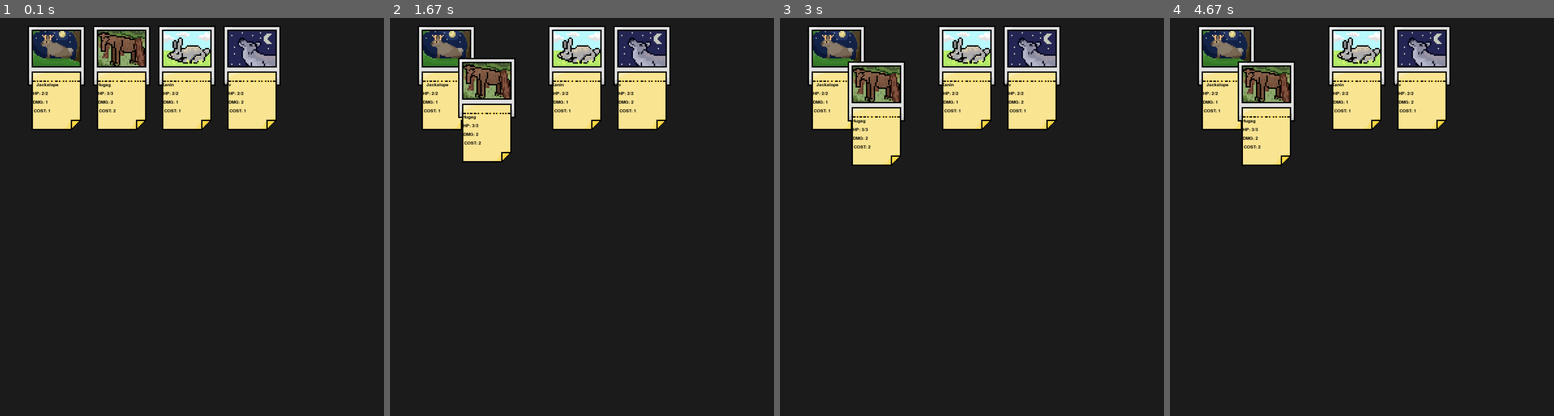
Above: before the commit, frames 1-4 (left to right).
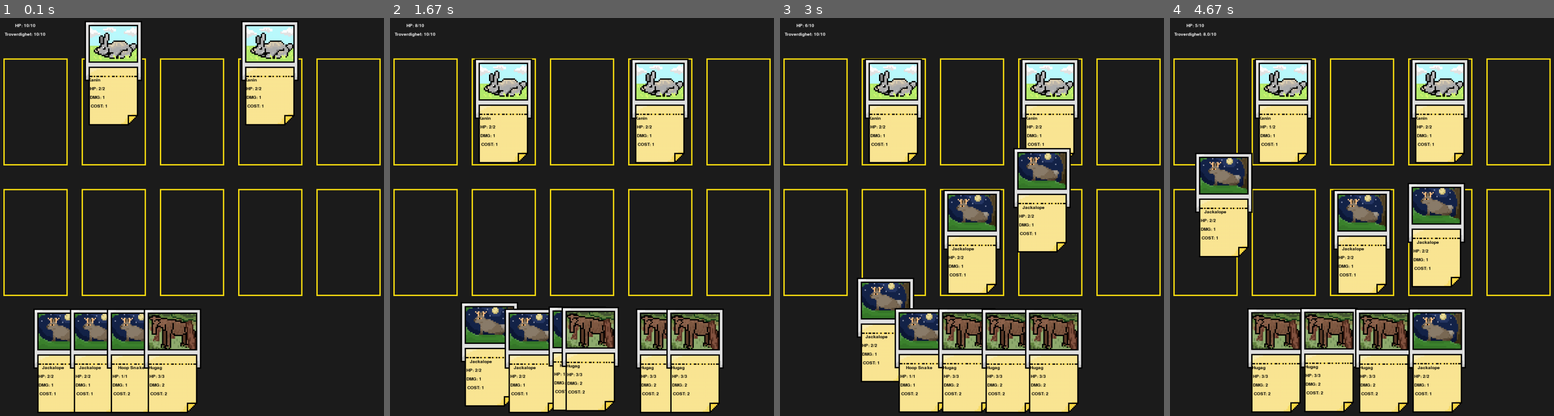
Above: after the commit, the same moments.

Repository: HenryPersen/PygameFordypning
Game: pygame game, started from Spillet/main.py
Same seed, same stepped clock (60 frames per second), same inputs: the game is played once before the commit and once after it.
Inputs (mouse positions are in pixels of both pictures, inside the frame that each line leads up to):
- Up to frame 1 (0.1 s): no input
- Up to frame 2 (1.67 s): tap 2 at 0.33 s; press the mouse at (489, 360) at 0.7 s; move the mouse to (489, 236) at 0.8 s; release the mouse at (486, 113) at 0.93 s; tap 1 at 1 s; press the mouse at (620, 360) at 1.37 s; move the mouse to (597, 360) at 1.47 s; release the mouse at (578, 360) at 1.6 s
- Up to frame 3 (3 s): press the mouse at (922, 360) at 1.7 s; move the mouse to (948, 308) at 1.8 s; release the mouse at (975, 260) at 1.93 s; tap 2 at 2 s; press the mouse at (879, 360) at 2.37 s; move the mouse to (899, 244) at 2.47 s; release the mouse at (922, 133) at 2.6 s; press the mouse at (1087, 360) at 2.7 s; move the mouse to (1052, 248) at 2.8 s; release the mouse at (1021, 137) at 2.93 s
- Up to frame 4 (4.67 s): press the mouse at (1312, 360) at 3.03 s; move the mouse to (1300, 320) at 3.13 s; release the mouse at (1289, 276) at 3.27 s; tap 2 at 3.33 s; press the mouse at (1358, 360) at 3.7 s; move the mouse to (1338, 344) at 3.8 s; release the mouse at (1323, 328) at 3.93 s; press the mouse at (1269, 360) at 4.03 s; move the mouse to (1342, 276) at 4.13 s; release the mouse at (1411, 193) at 4.27 s; press the mouse at (1481, 360) at 4.37 s; move the mouse to (1358, 276) at 4.47 s; release the mouse at (1231, 189) at 4.6 s

The runs differ from the first frame. In frame 1, 28% of the frame differs, in the area x 0-100%, y 0-100%; in frame 2, 34%; in frame 3, 40%; in frame 4, 43%, in the area x 0-100%, y 1-100%.

Commit message:
så utrolig mye har skjedd

Diff:
--- a/Spillet/main.py
+++ b/Spillet/main.py
@@ -1,5 +1,7 @@
 import pygame
 import sys
+import random
+import copy
 
 pygame.init()
 #Basic Pygame
@@ -10,31 +12,45 @@
 
 BG_COLOR = (30, 30, 30)
 BLACK = (0,0,0)
+WHITE = (255, 255, 255)
 game_speed = 2
 holding_card = False
 heldcard = None
+hoveredcard = None
+originalcardpos = None
+handmargin = 200
+enemypoints = 3
+currentwave = 0
+currentstage = 0
+gamephase = 0
+
+playerhp = 10
+troverdighet = 10
 
 font = pygame.font.SysFont("Comic Sans", 15)
 
 #Sprites
 basiccard = pygame.image.load("Spillet\Media\Sprites\BasicKort.png")
+lanesprite = pygame.image.load("Spillet\Media\Sprites\Lane.png")
+
 jackalope = pygame.image.load("Spillet\Media\Sprites\polaroids\jackalope.png")
 hugag = pygame.image.load("Spillet\Media\Sprites\polaroids\hugag.png")
 kanin = pygame.image.load("Spillet\Media\Sprites\polaroids\Kanin.png")
 ulv = pygame.image.load(r"Spillet\Media\Sprites\polaroids\Ulv.png")
 
+
+
 class card:
-    def __init__(self, info, position, stats, image, name):
-        self.rarity = info.x
-        if info.y == 0:
-            self.played = False
-        else:
-            self.played = True
-        self.lane = info.z
-        self.x = position.x
-        self.visualx = position.x
-        self.y = position.y
-        self.visualy = position.y
+    def __init__(self, info, abilities, stats, image, name):
+        self.rarity = info[0]
+        self.played = info[1]
+        self.side = info[2]
+        self.abilities = abilities
+        self.x = 0
+        self.visualx = 0
+        self.y = HEIGHT-250
+        self.visualy = HEIGHT-250
+        self.order = 0
         self.hp = stats.x
         self.maxhp = stats.x
         self.dmg = stats.y
@@ -81,37 +97,273 @@
                 text_rect.center = (self.visualx + text_rect.w, self.visualy+136+(line*20))
                 surface.blit(text_surface, text_rect)
 
-cards = [
-    card(pygame.math.Vector3(0, 1, 0), pygame.math.Vector2(100,100), pygame.math.Vector3(2,1,1), jackalope, "Jackalope"),
-    card(pygame.math.Vector3(0, 1, 0), pygame.math.Vector2(250,100), pygame.math.Vector3(3,2,2), hugag, "Hugag"),
-    card(pygame.math.Vector3(0, 1, 0), pygame.math.Vector2(400,100), pygame.math.Vector3(2,1,1), kanin, "Kanin"),
-    card(pygame.math.Vector3(0, 1, 0), pygame.math.Vector2(550,100), pygame.math.Vector3(2,2,1), ulv, "Ulv")
+
+
+    def attack(self, orderinlane):
+        if(self.side == "Player"): #SpillerAngrep
+            if spawnedenemycards[orderinlane] != None:
+                spawnedenemycards[orderinlane].hp -= self.dmg
+
+                #Attack-Abilities
+                for ability in self.abilities:
+                    if ability == "Move Over":
+                        if len(spawnedenemycards) > orderinlane + 1:
+                            if spawnedenemycards[orderinlane + 1] == None:
+                                spawnedenemycards[orderinlane + 1] = spawnedenemycards[orderinlane]
+                                spawnedenemycards[orderinlane] = None
+
+        if(self.side == "Enemy"):
+            if playedcards[orderinlane] != None:
+                playedcards[orderinlane].hp -= self.dmg
+            else:
+                damageplayer(self.dmg)
+
+
+def damageplayer(damage):
+    global playerhp
+    playerhp -=damage
+    if playerhp <= 0:
+        print("Game Over")
+        pygame.quit()
+        sys.exit()
+
+#Card Creation Info
+#Første Array er info, [Rarity, Spillt / i hånden, Spiller eller fiende]
+#Andre array er abilites
+#Andre Vector 3 er stats
+#Bildefil er etter det
+#Navn på kortet etter det
+
+deck = [
+    card([0, True, "Player"], [], pygame.math.Vector3(3,2,2), hugag, "Hugag"),
+    card([0, True, "Player"], [], pygame.math.Vector3(3,2,2), hugag, "Hugag"),
+    card([0, True, "Player"], [], pygame.math.Vector3(2,1,1), jackalope, "Jackalope"),
+    card([0, True, "Player"], [], pygame.math.Vector3(2,1,1), jackalope, "Jackalope"),
+    card([0, True, "Player"], [], pygame.math.Vector3(2,1,1), jackalope, "Jackalope"),
+    card([0, True, "Player"], ["Extinct+2"], pygame.math.Vector3(2,1,2), jackalope, "Ball-Tailed Cat")
 ]
+
+hand = [
+    card([0, True, "Player"], [], pygame.math.Vector3(2,1,1), jackalope, "Jackalope"),
+    card([0, True, "Player"], [], pygame.math.Vector3(2,1,1), jackalope, "Jackalope"),
+    card([0, True, "Player"], ["Rolling"], pygame.math.Vector3(1,1,2), jackalope, "Hoop Snake"),
+    card([0, True, "Player"], [], pygame.math.Vector3(3,2,2), hugag, "Hugag"),
+
+]
+
+playedcards = []
+
+
+class lane:
+    def __init__(self, position, laneinfo, PorE, cardinlane , enemies):
+        self.position = position
+        self.laneinfo = laneinfo
+        self.enemies = enemies
+        self.card = cardinlane
+        self.pore = PorE
+
+    def draw(self, surface):
+        surface.blit(lanesprite, (self.position.x, self.position.y))
+
+    def spawnenemy(self):
+        self.enemies[0]
+
+class enemypool:
+    def __init__(self, name, enemies):
+        self.name = name
+        self.enemies = enemies
+
+enemypools = [
+    enemypool("Level 1 Pool", [
+        card([0, True, "Enemy"], pygame.math.Vector3(0, 0, 0), pygame.math.Vector3(2, 1 ,1), kanin, "Kanin"),
+    ]),
+    enemypool("Level 2 Pool", [
+        card([0, True, "Enemy"], pygame.math.Vector3(0, 0, 0), pygame.math.Vector3(2, 1 ,1), kanin, "Kanin"),
+        card([0, True, "Enemy"], pygame.math.Vector3(0, 0, 0), pygame.math.Vector3(2, 2 ,2), ulv, "Ulv"),
+    ])
+]
+def findpool(poolname):
+    for pool in enemypools:
+        if pool.name == poolname:
+            return pool
+    print("Found no pool with name " + poolname)
+
+
+class stage:
+    def __init__(self, waves, name, forcedenemies, pools):
+        self.waves = waves
+        self.name = name
+        self.forcedenemies = forcedenemies
+        self.pools = pools
+        if len(pools)/2 != waves:
+            print("Error during stage creation. Waves is not equal to length of pools")
+            pygame.quit()
+            sys.exit()
+
+
+stages = [
+    stage(3, "First Level", None,[ #Enemypools[] is pool used for fetching enemies for stage, next number is how many tokens can be used to spawn enemies
+        findpool("Level 1 Pool"), 2,
+        findpool("Level 1 Pool"), 3,
+        findpool("Level 2 Pool"), 4,
+    ]),
+]
+
+
+waves = []
+spawnedenemycards = []
+lanes = []
+enemylanes = []
+
+for i in range(5):
+    lanes.append(lane(pygame.math.Vector2((((WIDTH-50 * 2) / 5) * i)+50, 475), "Standard", "Player" ,None ,[]))
+for i in range(5):
+    enemylanes.append(lane(pygame.math.Vector2((((WIDTH-50 * 2) / 5) * i)+50, 175), "Standard", "Enemy" , None ,[]))
+for i in range(len(lanes)):
+    playedcards.append(None)
+for i in range(len(lanes)):
+    spawnedenemycards.append(None)
+
+def spawnwave(stage):
+    global currentwave
+
+    points = stage.pools[((currentwave+1)*2)-1]
+
+    while points > 0:
+        chosenenemy = random.choice(stage.pools[((currentwave+1)*2)-2].enemies)
+        while chosenenemy.cost > points:
+            chosenenemy = random.choice(stage.pools[((currentwave+1)*2)-2].enemies)
+        global spawnedenemycards
+        chosenlane = random.randint(0,4)
+        if spawnedenemycards[chosenlane] == None:
+            spawnedenemycards[chosenlane] = copy.copy(chosenenemy)
+            spawnedenemycards[chosenlane].visualx = enemylanes[chosenlane].position.x
+            spawnedenemycards[chosenlane].visualy = enemylanes[chosenlane].position.y - 200
+            points -= chosenenemy.cost
+
+
+
+def drawcard():
+    if len(deck) > 0:
+        hand.append(deck[0])
+        deck.pop(0)
+
+def attackphase():
+    loops = 0
+    for i in lanes:
+        if spawnedenemycards[loops] != None:
+            spawnedenemycards[loops].attack(loops)
+        if playedcards[loops] != None:
+            playedcards[loops].attack(loops)
+        if playedcards[loops] != None:
+            if playedcards[loops].hp <= 0:
+                playedcards[loops] = None
+        if spawnedenemycards[loops] != None:
+            if spawnedenemycards[loops].hp <= 0:
+                spawnedenemycards[loops] = None
+        loops +=1
+
+    drawcard()
+
+    global troverdighet
+    troverdighet += 2
+    if troverdighet > 10:
+        troverdighet = 10
+
+
+    #Etter angrep abilites
+    for card in playedcards:
+        if card != None:
+            for ability in card.abilities:
+                if ability == "Rolling":
+                    card.dmg += 1
+
+
+    #Sjekker om noen fiender er igjen
+    for i in spawnedenemycards:
+        if i != None:
+            return
+
+    global currentwave
+    currentwave += 1
+    if currentwave < stages[currentstage].waves:
+        spawnwave(stages[currentstage])
+    else:
+        print("You win!")
+        global gamephase
+        gamephase = 1
+
+
+spawnwave(stages[currentstage])
 while True:
+    handloops = 0
+    for card in hand:
+        card.order = handloops
+        handloops+= 1
+        card.x = ((WIDTH-handmargin * 2) / len(hand)) * card.order + handmargin
+    mouse_buttons = pygame.mouse.get_pressed()
+    if mouse_buttons[0]:
+        for card in reversed(hand):
+            if card == heldcard or heldcard == None:
+                if pygame.mouse.get_pos()[0] > card.visualx and pygame.mouse.get_pos()[1] > card.visualy:
+                    if pygame.mouse.get_pos()[0] < card.visualx + basiccard.get_width() and pygame.mouse.get_pos()[1] < card.visualy + basiccard.get_height():
+                        card.visualx = pygame.mouse.get_pos()[0] - (basiccard.get_width() / 2)
+                        card.visualy = pygame.mouse.get_pos()[1] - (basiccard.get_height() / 2)
+                        heldcard = card
+    if heldcard != None:
+        heldcard.visualx = pygame.mouse.get_pos()[0] - (basiccard.get_width() / 2)
+        heldcard.visualy = pygame.mouse.get_pos()[1] - (basiccard.get_height() / 2)
+
     for event in pygame.event.get():
         if event.type == pygame.QUIT:
             pygame.quit()
             sys.exit()
+        if event.type == pygame.KEYDOWN:
+            if event.key == pygame.K_1:
+                drawcard()
+                print("Drawing Card")
+            if event.key == pygame.K_2:
+                attackphase()
+                print("Attacking")
         if event.type == pygame.MOUSEBUTTONUP:
             if event.button == 1:
+                if heldcard != None:
+                    for lane in lanes:
+                        if pygame.mouse.get_pos()[0] > lane.position.x and pygame.mouse.get_pos()[1] > lane.position.y:
+                            if pygame.mouse.get_pos()[0] < lane.position.x + lanesprite.get_width() and pygame.mouse.get_pos()[1] < lane.position.y + lanesprite.get_height():
+                                if heldcard.cost <= troverdighet and playedcards[lanes.index(lane)] == None:
+                                    lane.cardinlane = heldcard
+                                    hand.remove(heldcard)
+                                    playedcards[lanes.index(lane)] = heldcard
+                                    troverdighet -= heldcard.cost
+
+                                    for ability in heldcard.abilities:
+                                        if ability == "Extinct+2":
+                                            troverdighet += 2
                 heldcard = None
-
-    mouse_buttons = pygame.mouse.get_pressed()
-    if mouse_buttons[0]:
-        for card in cards:
-            if card == heldcard or heldcard == None:
-                if pygame.mouse.get_pos()[0] > card.x and pygame.mouse.get_pos()[1] > card.y:
-                    if pygame.mouse.get_pos()[0] < card.x + basiccard.get_width() and pygame.mouse.get_pos()[1] < card.y + basiccard.get_height():
-                        card.x = pygame.mouse.get_pos()[0] - (basiccard.get_width() / 2)
-                        card.y = pygame.mouse.get_pos()[1] - (basiccard.get_height() / 2)
-                        heldcard = card
-
+                originalcardpos = None
 
 
 
     screen.fill(BG_COLOR)
 
-    for card in cards:
+    for lane in lanes:
+        lane.draw(screen)
+    for lane in enemylanes:
+        lane.draw(screen)
+    for playedcard in playedcards:
+        if playedcard != None:
+            playedcard.x = lanes[(playedcards.index(playedcard))].position.x + 2
+            playedcard.y = lanes[(playedcards.index(playedcard))].position.y + 2
+            playedcard.draw(screen)
+
+    for enemycard in spawnedenemycards:
+        if enemycard != None:
+            enemycard.x = enemylanes[(spawnedenemycards.index(enemycard))].position.x+2
+            enemycard.y = enemylanes[(spawnedenemycards.index(enemycard))].position.y+2
+            enemycard.draw(screen)
+
+    for card in hand:
         if heldcard == None:
             if pygame.mouse.get_pos()[0] > card.x and pygame.mouse.get_pos()[1] > card.y:
                 if pygame.mouse.get_pos()[0] < card.x + basiccard.get_width() and pygame.mouse.get_pos()[1] < card.y + basiccard.get_height():
@@ -119,8 +371,16 @@
         if not card == heldcard:
             card.draw(screen)
     if not card == None:
-        for card in cards:
+        for card in hand:
             if card == heldcard:
                 card.draw(screen)
+    text_surface = font.render("HP: " + str(int(playerhp)) + "/10", True, WHITE)
+    text_rect = text_surface.get_rect()
+    text_rect.center = (100,100)
+    screen.blit(text_surface, text_rect)
+    text_surface = font.render("Troverdighet: " + str(troverdighet) + "/10", True, WHITE)
+    text_rect = text_surface.get_rect()
+    text_rect.center = (100,120)
+    screen.blit(text_surface, text_rect)
 
     pygame.display.flip()
Binary file added: Spillet/Media/Sprites/Lane.png
